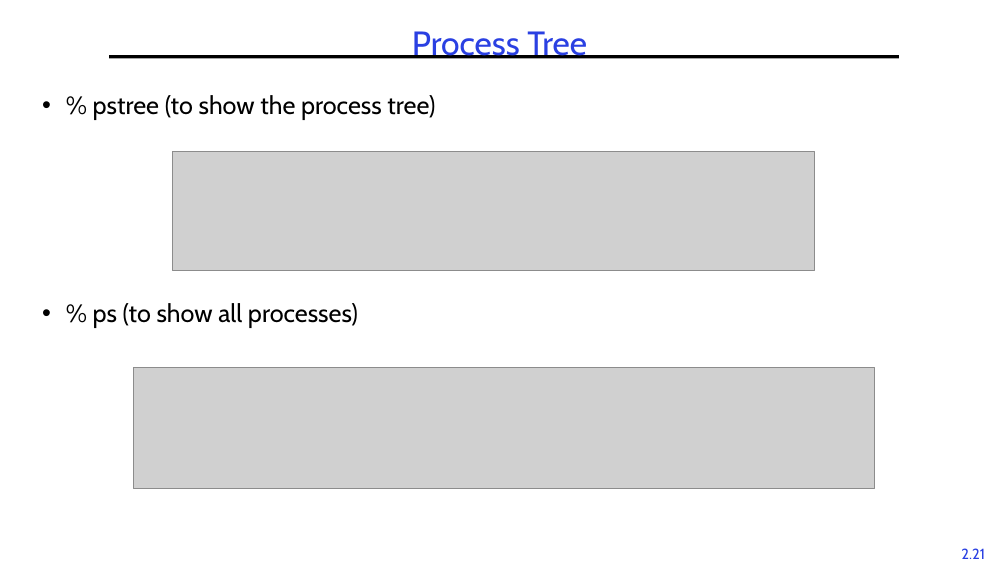
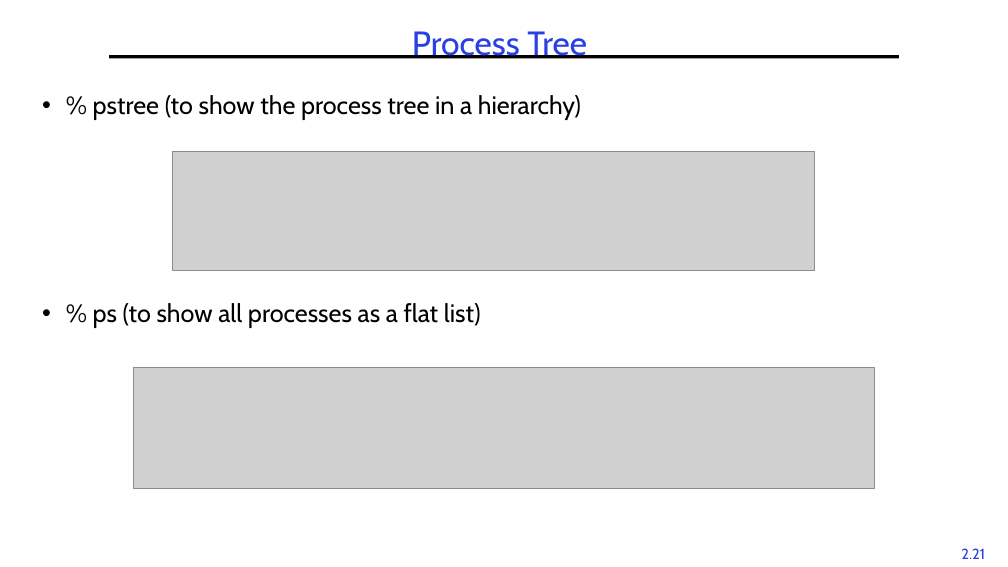
Before and after one commit to guhofstra/CSC256Fa25, a slide deck: slide 21 of PPTs/2-Processes.pptx. Drawn at 1008x567 pixels with LibreOffice and Linux fonts; fonts in the diff are those of the drawing; grey boxes stand for pictures. Boxes give left, top, right and bottom in pixels: in the first picture for what was removed or moved away, otherwise in the second. Text is boxed around its words. In the diff, an @@ line names an element or a change of style, - is before the commit and + after.

```diff
--- a/PPTs/2-Processes.pptx
+++ b/PPTs/2-Processes.pptx
@@ text at (93,95,581,328): text changed @@
-• % pstree (to show the process tree)
-• % ps (to show all processes)
+• % pstree (to show the process tree in a hierarchy)
+• % ps (to show all processes as a flat list)
```
Also in this commit, not shown: 4 other slides changed, 1 other file.
